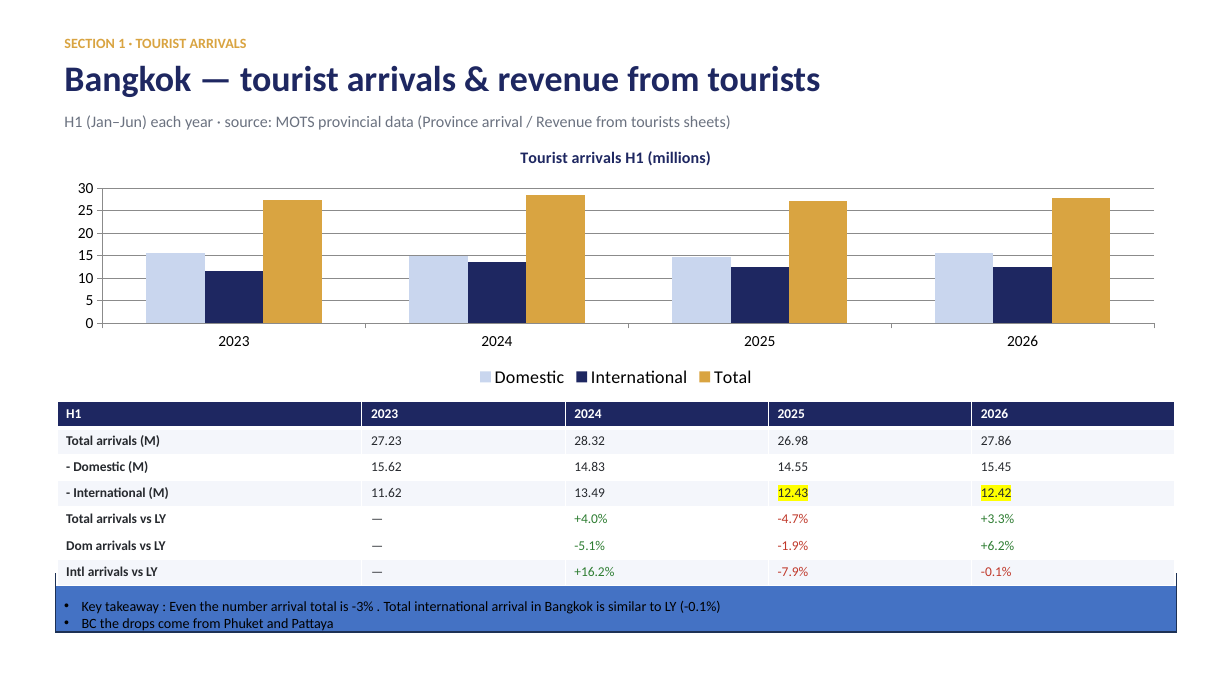
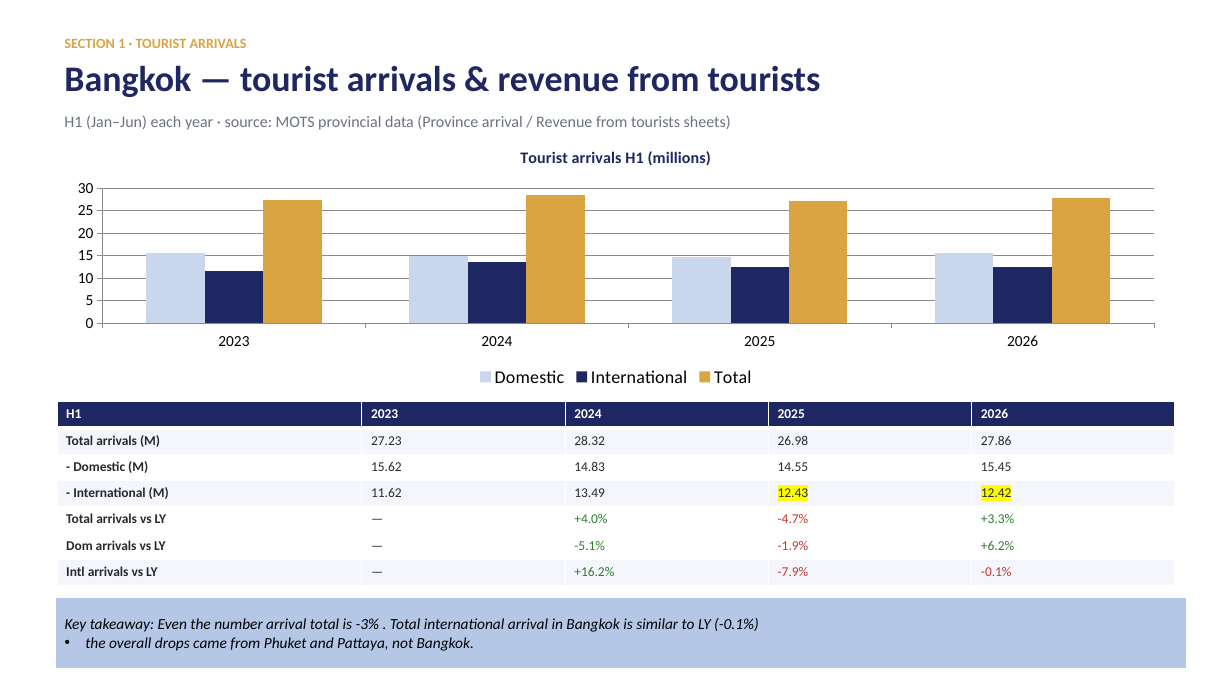
Before and after one commit to Chavin2543/mae-workspace, a slide deck: slide 7 of output/Portfolio_Performance_Report_H1-2026.pptx. Drawn at 1232x693 pixels with LibreOffice and Linux fonts; fonts in the diff are those of the drawing. Boxes give left, top, right and bottom in pixels: in the first picture for what was removed or moved away, otherwise in the second. Text is boxed around its words. In the diff, an @@ line names an element or a change of style, - is before the commit and + after.

```diff
--- a/output/Portfolio_Performance_Report_H1-2026.pptx
+++ b/output/Portfolio_Performance_Report_H1-2026.pptx
@@ rectangle "Key takeaway: Even the number ..." resized from (x1=82, y1=601, x2=721, y2=632) to (x1=55, y1=597, x2=1188, y2=669) @@
@@ rectangle "Key takeaway: Even the number ..." at (x1=55, y1=597, x2=1188, y2=669): vertical alignment top to middle; fill none to #B4C7E7; outline none to #FFFFFF 1 pt @@
@@ rectangle removed at (x1=55, y1=574, x2=1177, y2=632) @@
@@ text in rectangle at (x1=65, y1=618, x2=759, y2=651): text changed; size 11 to 12 pt; italic on @@
-• Key takeaway : Even the number arrival total is -3% . Total international arrival in Bangkok is similar to LY (-0.1%)
-• BC the drops come from Phuket and Pattaya
+Key takeaway: Even the number arrival total is -3% . Total international arrival in Bangkok is similar to LY (-0.1%)
+• the overall drops came from Phuket and Pattaya, not Bangkok.
```
Also in this commit, not shown: 14 other slides changed.
